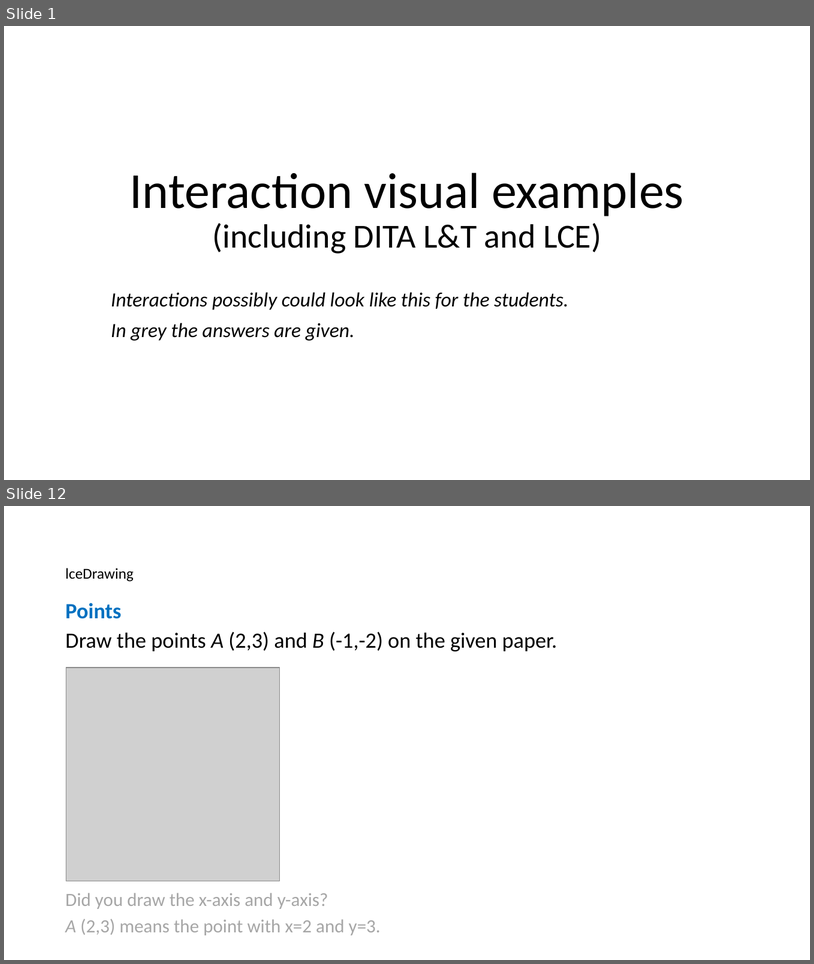
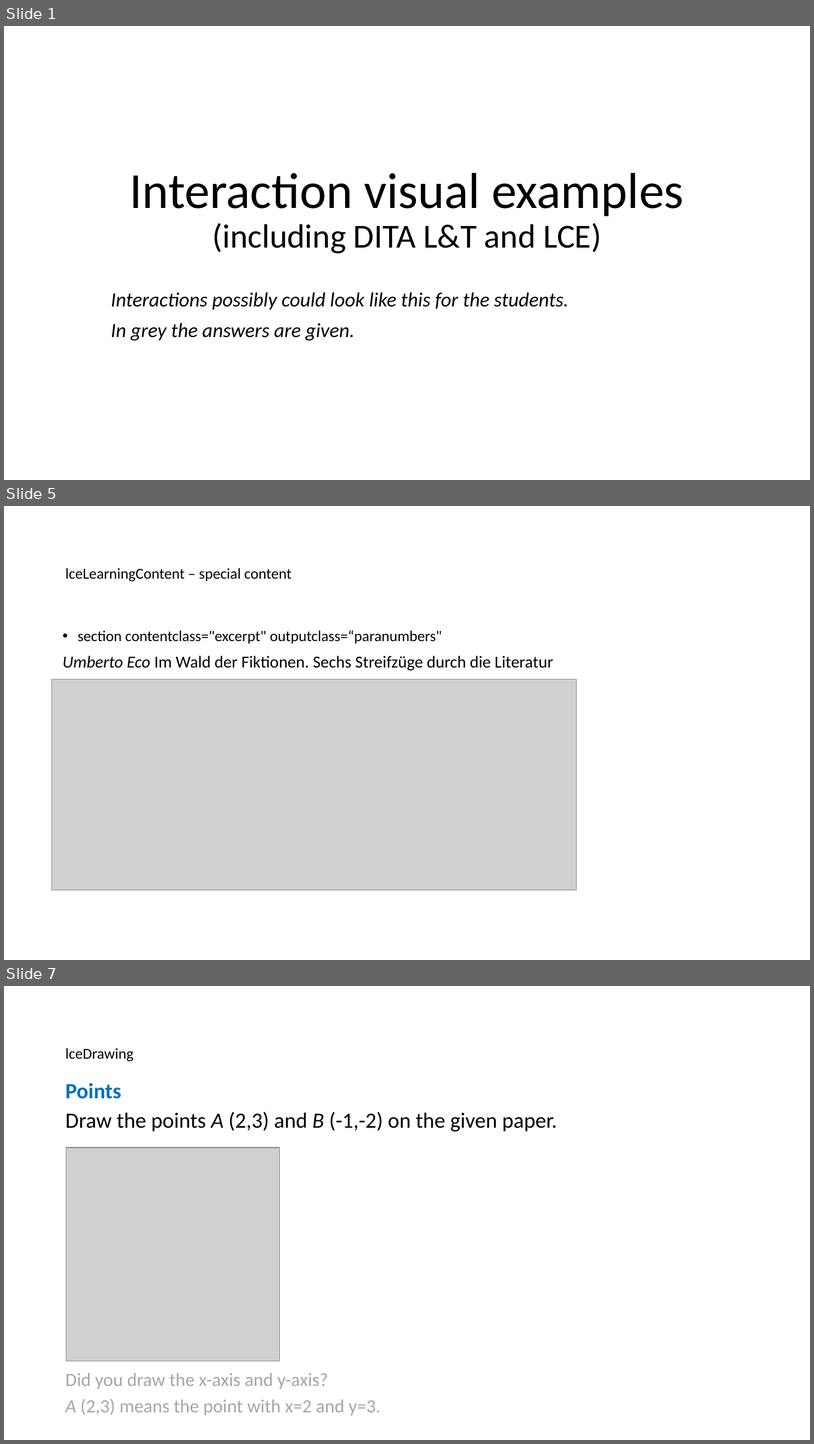
Before and after one commit to XStructuring/eu.xstructuring.dita.lce, a slide deck: documentation/Interaction_examples_visual.pptx. Shown one above the other, each under a label of ours: slides 1 and 12 before the commit, slides 1, 5 and 7 after it; the slides between them are not shown. The pictures are 814x964 and 814x1444 pixels, drawn with LibreOffice and Linux fonts; fonts in the diff are those of the drawing; grey boxes stand for pictures. Boxes give left, top, right and bottom in pixels: in the first picture for what was removed or moved away, otherwise in the second. Text is boxed around its words. In the diff, an @@ line names an element or a change of style, - is before the commit and + after.

```diff
--- a/documentation/Interaction_examples_visual.pptx
+++ b/documentation/Interaction_examples_visual.pptx
@@ slide 5 added at <box>4,506,810,960</box>, background #FFFFFF @@
@@ title added at <box>65,568,292,582</box>, 18 pt, text #000000 @@
+lceLearningContent – special content
@@ text added at <box>63,630,554,670</box>, 20 pt, text #000000 @@
+• section contentclass="excerpt" outputclass=“paranumbers"
+Umberto Eco Im Wald der Fiktionen. Sechs Streifzüge durch die Literatur
@@ picture added at <box>52,679,577,889</box> @@
@@ what was slide 12 is now slide 7 @@
```
Also in this commit, not shown: 3 slides changed, 11 other slides added, 6 other files.
